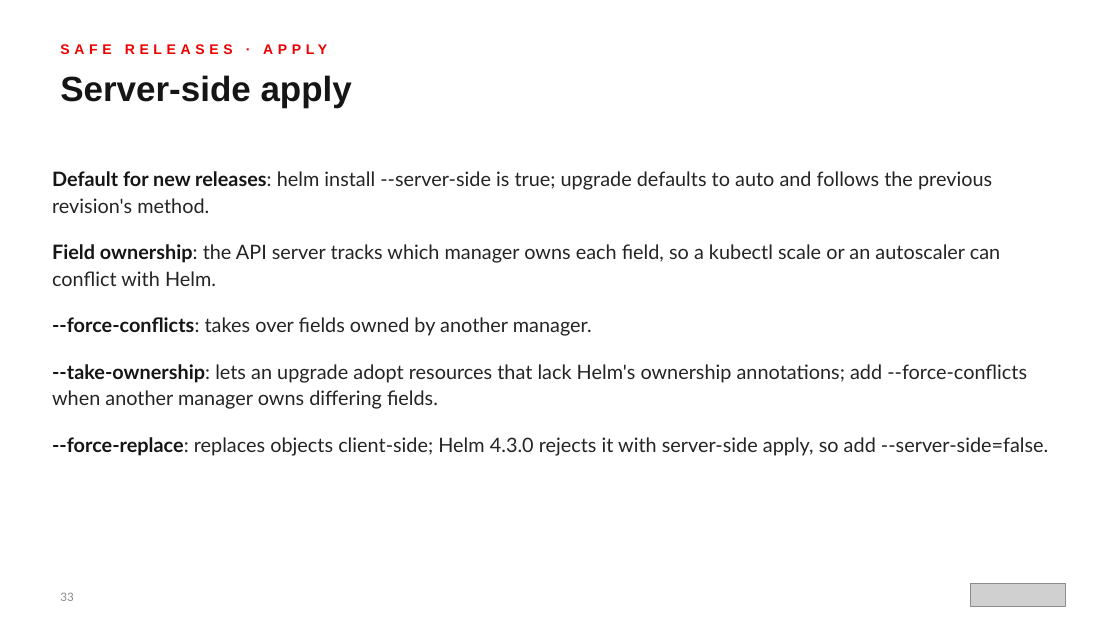
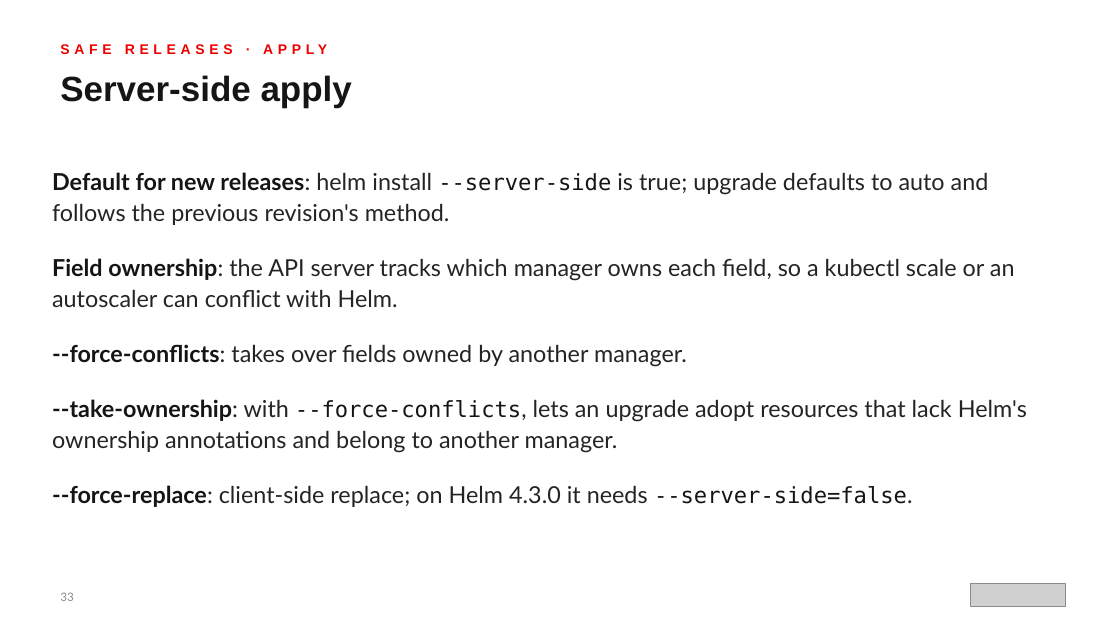
Before and after one commit to patterncatalyst/helm-for-developers, a slide deck: slide 33 of presentation/helm-101/Helm-101-r1.0.pptx. Drawn at 1120x630 pixels with LibreOffice and Linux fonts; fonts in the diff are those of the drawing; grey boxes stand for pictures. Boxes give left, top, right and bottom in pixels: in the first picture for what was removed or moved away, otherwise in the second. Text is boxed around its words. In the diff, an @@ line names an element or a change of style, - is before the commit and + after.

Commit message:
style(r1.0): Helm 101 deck voice pass and readability polish with Red Hat fonts

```diff
--- a/presentation/helm-101/Helm-101-r1.0.pptx
+++ b/presentation/helm-101/Helm-101-r1.0.pptx
@@ text at bbox=[52, 172, 1015, 367]: size 17 to 20 pt in "Default for new releases: helm install is ...", "Field ownership: the API server tracks which ...", "--force-conflicts: takes over fields owned by another ..."; size 17 to 19 pt, font Lato to DejaVu Sans Mono, text colour #242424 to #151515 in "--server-side"; more space between paragraphs @@
@@ text at bbox=[52, 399, 1027, 507]: text changed; size 17 to 20 pt @@
-● --take-ownership: lets an upgrade adopt resources that lack Helm's ownership annotations; add --force-conflicts when another manager owns differing fields.
-● --force-replace: replaces objects client-side; Helm 4.3.0 rejects it with server-side apply, so add --server-side=false.
+● --take-ownership: with --force-conflicts, lets an upgrade adopt resources that lack Helm's ownership annotations and belong to another manager.
+● --force-replace: client-side replace; on Helm 4.3.0 it needs --server-side=false.
```
Also in this commit, not shown: 21 other slides changed, 2 other files.
